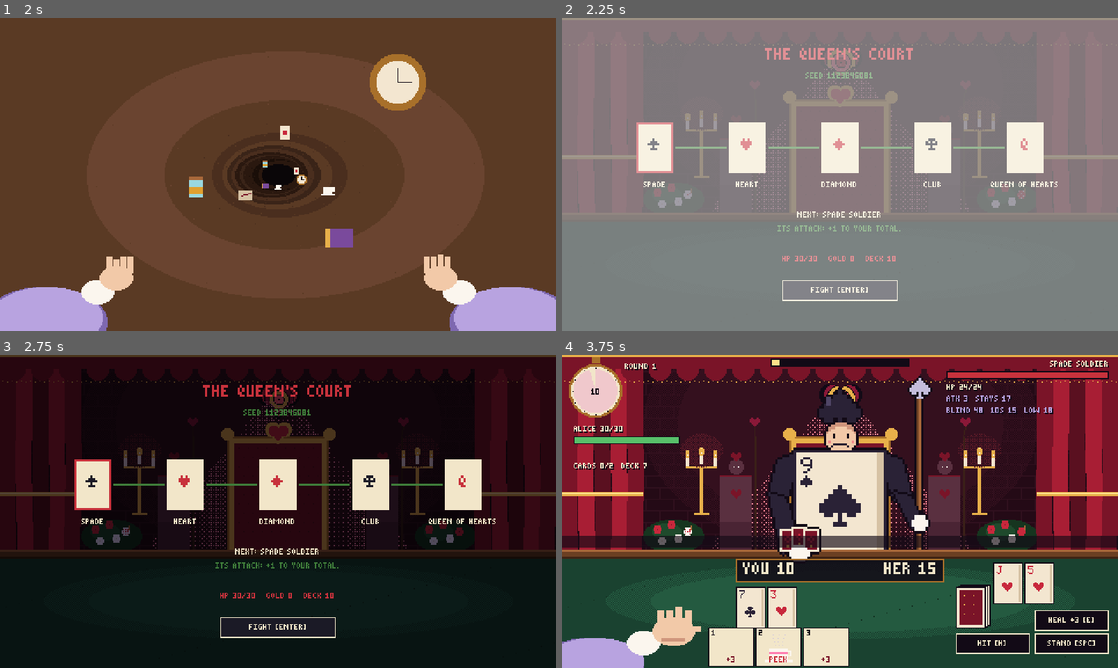
Above: before the commit, frames 1-4 (two rows, left to right).
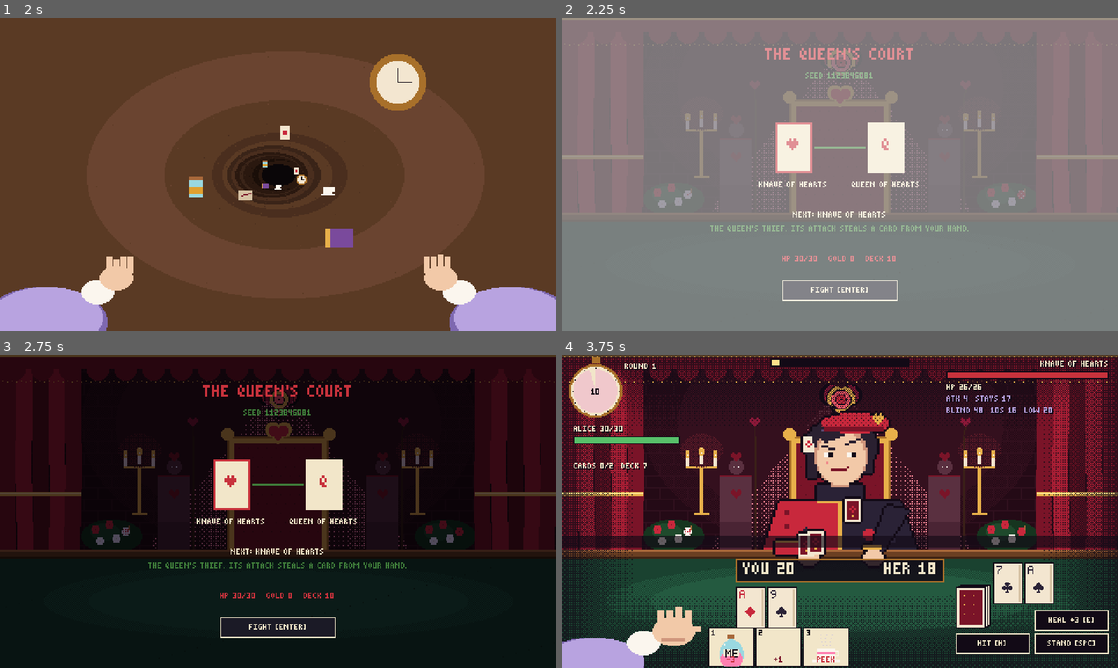
Above: after the commit, the same moments.

Repository: Arvin-17/CardClash
Game: Godot game, scene res://scenes/main_menu.tscn
The game is run twice, just before and just after one commit, with the same random seed, the same clock (stepped at 60 frames per second) and the same inputs.
Inputs (mouse positions are in pixels of both pictures, inside the frame that each line leads up to):
- Up to frame 1 (2 s): click "NEW RUN [ENTER]" at 0.5 s; click "NEW RUN [ENTER]" at 1.25 s
- Up to frame 2 (2.25 s): tap Space at 2 s; move the mouse to (962, 158) at 2.02 s; hold D from 2.03 s (still down); tap M at 2.1 s
- Up to frame 3 (2.75 s): keep holding D; tap Space at 2.27 s
- Up to frame 4 (3.75 s): release D at 2.75 s; click "FIGHT [ENTER]" at 2.75 s; click "HIT [H]" at 3.5 s

Frame 1 is identical in both runs. In frame 2, 8.6% of the frame differs, in the area x 13-90%, y 33-69%; in frame 3, 8.6%; in frame 4, 29%, in the area x 0-100%, y 0-100%.

Commit message:
Acts 1 and 2: Tea Party and Tulgey Wood, with their bosses
acts.json runs Act 1 (Spade, Club, then the Mad Hatter), Act 2
(Diamond, Heart, then the Cheshire Cat) and Act 3 (the Knave, then the
Queen). New attacks: the Hatter swaps your table cards with his
(move_down), the Cat hides your total for the round (grin), and the
Knave steals a hand card (pilfer). While your total is hidden you can
still hit, so nothing gives a bust away. Bosses and the Knave get map
icons and bonus gold.

Diff:
--- a/game/data/acts.json
+++ b/game/data/acts.json
@@ -1,10 +1,22 @@
 {
   "acts": [
     {
+      "id": "act1_tea",
+      "name": "The Tea Party",
+      "battles": ["spade_soldier", "club_soldier", "mad_hatter"],
+      "shuffle_soldiers": true
+    },
+    {
+      "id": "act2_wood",
+      "name": "The Tulgey Wood",
+      "battles": ["diamond_soldier", "heart_soldier", "cheshire_cat"],
+      "shuffle_soldiers": true
+    },
+    {
       "id": "act3_court",
       "name": "The Queen's Court",
-      "battles": ["spade_soldier", "club_soldier", "diamond_soldier", "heart_soldier", "queen_of_hearts"],
-      "shuffle_soldiers": true
+      "battles": ["knave_of_hearts", "queen_of_hearts"],
+      "shuffle_soldiers": false
     }
   ]
 }
--- a/game/data/enemies.json
+++ b/game/data/enemies.json
@@ -73,9 +73,67 @@
       "text": "Its attack removes your last table card. Heals 1 when it wins a round."
     },
     {
+      "id": "mad_hatter",
+      "name": "Mad Hatter",
+      "suit": "clubs",
+      "icon": "H",
+      "boss": true,
+      "hp": 30,
+      "base_attack": 3,
+      "stay_at": 17,
+      "risk": 0.2,
+      "intent_seconds": 7,
+      "surprise": "move_down",
+      "surprise_params": {},
+      "bonus_gold": 30,
+      "heal_on_win": 0,
+      "sprite": "enemies/mad_hatter",
+      "anim": "mad_hatter_idle",
+      "text": "Act 1 boss. Its attack swaps your table cards with its own."
+    },
+    {
+      "id": "cheshire_cat",
+      "name": "Cheshire Cat",
+      "suit": "spades",
+      "icon": "C",
+      "boss": true,
+      "hp": 34,
+      "base_attack": 4,
+      "stay_at": 17,
+      "risk": 0.25,
+      "intent_seconds": 7,
+      "surprise": "grin",
+      "surprise_params": {},
+      "bonus_gold": 30,
+      "heal_on_win": 0,
+      "sprite": "enemies/cheshire_cat",
+      "anim": "cheshire_cat_idle",
+      "text": "Act 2 boss. Its attack hides your total from you for the round."
+    },
+    {
+      "id": "knave_of_hearts",
+      "name": "Knave of Hearts",
+      "suit": "hearts",
+      "icon": "J",
+      "boss": false,
+      "hp": 26,
+      "base_attack": 4,
+      "stay_at": 17,
+      "risk": 0.2,
+      "intent_seconds": 7,
+      "surprise": "pilfer",
+      "surprise_params": {},
+      "bonus_gold": 10,
+      "heal_on_win": 0,
+      "sprite": "enemies/knave_of_hearts",
+      "anim": "knave_of_hearts_idle",
+      "text": "The Queen's thief. Its attack steals a card from your hand."
+    },
+    {
       "id": "queen_of_hearts",
       "name": "Queen of Hearts",
       "suit": "hearts",
+      "icon": "Q",
       "boss": true,
       "hp": 50,
       "base_attack": 4,
--- a/game/scripts/core/battle_state.gd
+++ b/game/scripts/core/battle_state.gd
@@ -48,6 +48,8 @@
 var shield: int = 0
 ## Per-round flags set by effects.
 var hide_total: bool = false
+## Cheshire Cat's Grin: Alice can't see her own total this round (it shows as ??).
+var total_hidden_from_player: bool = false
 var crit_boost: bool = false
 var peeked_card: Card = null
 
@@ -102,6 +104,7 @@
 	_clear_table(player)
 	_clear_table(enemy)
 	hide_total = false
+	total_hidden_from_player = false
 	crit_boost = false
 	peeked_card = null
 	hits_this_round = 0
@@ -161,7 +164,7 @@
 ## Hit: draw the top blind card. Not while you're over 21: going bust no longer ends
 ## your turn (you can play cards to get back under), but there is nothing to gain by hitting.
 func player_hit() -> Card:
-	if player.stayed or player.is_bust(target):
+	if player.stayed or (player.is_bust(target) and not total_hidden_from_player):
 		return null
 	var card := _deal(player)
 	hits_this_round += 1
--- /dev/null
+++ b/game/scripts/effects/enemy/grin.gd
@@ -0,0 +1,9 @@
+extends CardEffect
+## Cheshire Cat, the Grin: he fades away and takes your total with him. For the rest of the
+## round your total shows as ??, so you have to count your own cards.
+
+
+func apply(battle: BattleState, _params: Dictionary) -> void:
+	battle.total_hidden_from_player = true
+	battle.emit_total_changed(battle.player)
+	battle.message.emit("Your total vanished! Count your cards yourself.")
--- /dev/null
+++ b/game/scripts/effects/enemy/move_down.gd
@@ -0,0 +1,13 @@
+extends CardEffect
+## Mad Hatter, "Move down!": everyone changes seats, so your table cards and his swap places.
+## Whoever was ahead is now behind. The Hatter keeps playing with his new cards.
+
+
+func apply(battle: BattleState, _params: Dictionary) -> void:
+	var mine := battle.player.table.duplicate()
+	battle.player.table = battle.enemy.table.duplicate()
+	battle.enemy.table = mine
+	battle.enemy.stayed = battle.enemy.is_bust(battle.target)
+	battle.emit_total_changed(battle.player)
+	battle.emit_total_changed(battle.enemy)
+	battle.message.emit("Your cards and the enemy's cards were swapped!")
--- a/game/tests/test_surprise_attacks.gd
+++ b/game/tests/test_surprise_attacks.gd
@@ -112,8 +112,8 @@
 
 
 func test_attack_messages_never_name_the_attack() -> void:
-	var names := ["dig", "bonk", "pilfer", "off with it", "off with its head", "off_with"]
-	for id: String in ["spade_soldier", "club_soldier", "diamond_soldier", "heart_soldier", "queen_of_hearts"]:
+	var names := ["dig", "bonk", "pilfer", "off with it", "off with its head", "off_with", "move down", "grin"]
+	for id: String in ["spade_soldier", "club_soldier", "diamond_soldier", "heart_soldier", "mad_hatter", "cheshire_cat", "knave_of_hearts", "queen_of_hearts"]:
 		var b := TestHelpers.battle(id, DECK, ["num_1", "teacup"])
 		TestHelpers.set_table(b.player, ["10", "5"])
 		var said: Array[String] = []
@@ -133,3 +133,30 @@
 			kinds = e["surprise_params"]["pattern"]
 		for kind: String in kinds:
 			assert_not_null(EffectRegistry.enemy_effect(kind), "missing script for %s" % kind)
+
+
+func test_mad_hatter_swaps_your_cards_with_his() -> void:
+	var b := TestHelpers.battle("mad_hatter", DECK)
+	TestHelpers.set_table(b.player, ["10", "9"])
+	TestHelpers.set_table(b.enemy, ["6", "5"])
+	b.enemy.stayed = true
+	assert_eq(b.fire_surprise(), "move_down")
+	assert_eq(b.player.total(), 11)
+	assert_eq(b.enemy.total(), 19)
+	assert_true(b.enemy.stayed == false, "he keeps playing with his new cards")
+
+
+func test_cheshire_cat_hides_your_total_for_the_round() -> void:
+	var b := TestHelpers.battle("cheshire_cat", DECK)
+	TestHelpers.set_table(b.player, ["10", "9", "5"])
+	assert_eq(b.fire_surprise(), "grin")
+	assert_true(b.total_hidden_from_player)
+	assert_not_null(b.player_hit(), "over 21 but you can't tell, so hitting is still allowed")
+	b.start_round()
+	assert_false(b.total_hidden_from_player, "it comes back next round")
+
+
+func test_knave_steals_a_card_from_your_hand() -> void:
+	var b := TestHelpers.battle("knave_of_hearts", [], ["num_1", "teacup", "eat_me"])
+	assert_eq(b.fire_surprise(), "pilfer")
+	assert_eq(b.hand.size(), 2)
Not shown, added: game/scripts/effects/enemy/grin.gd.uid
Not shown, added: game/scripts/effects/enemy/move_down.gd.uid
